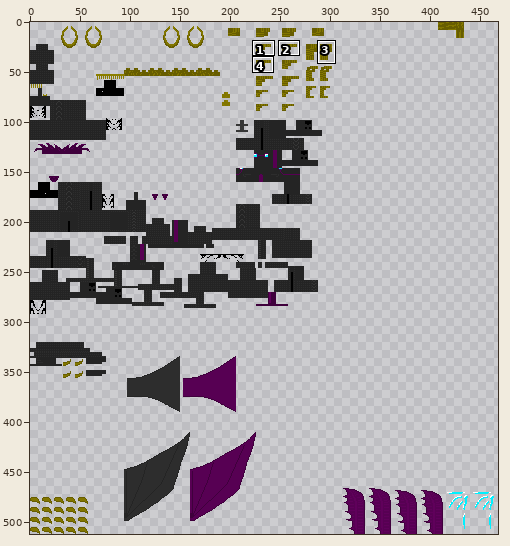
One commit to this sprite sheet: src/test/resources/NKevinVI_adult.png. Above, an overview of the earlier version with the close-up marked.
Close-up. Before:
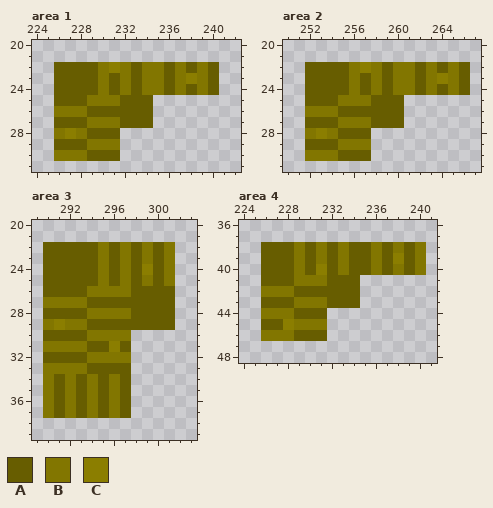
The file is 512x512 pixels. Colours within 5 levels of each other are drawn and written as one. Shown: area 1: x 224..242, y 20..31; area 2: x 250..267, y 20..31; area 3: x 289..303, y 20..39; area 4: x 224..241, y 36..48. The wide view leaves out empty margins. The commit also changed other parts of the picture, which this record leaves out.
Palette (. is transparent): A #675d00  B #827600  C #8b7e00
Now the later version:
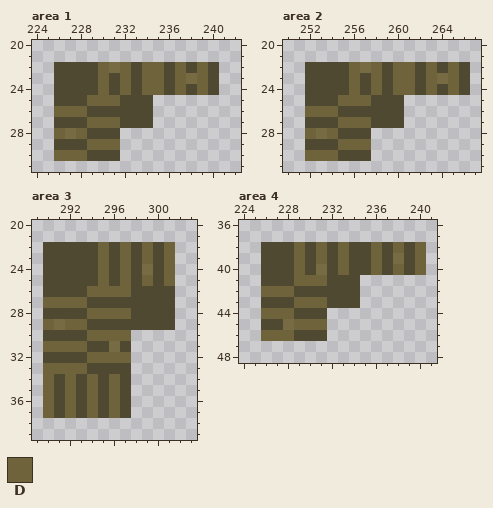
Colours new in this view: D #6f633b
Edits made:
colour A: #675d00 -> #4f4932
colour C: #8b7e00 -> #776b43
Area 1:
y 22..24: x 230 B -> D; x 232 B -> D; x 234..235 BB -> DD; x 237 B -> D; x 239 B -> D
y 25: x 229..231 BBB -> DDD
y 26: x 226..228 BBB -> DDD
y 27: x 229..231 BBB -> DDD
y 28: x 226 B -> D; x 228 B -> D
y 29: x 229..231 BBB -> DDD
y 30: x 226..228 BBB -> DDD
Area 2:
y 22..24: x 256 B -> D; x 258 B -> D; x 260..261 BB -> DD; x 263 B -> D; x 265 B -> D
y 25: x 255..257 BBB -> DDD
y 26: x 252..254 BBB -> DDD
y 27: x 255..257 BBB -> DDD
y 28: x 252 B -> D; x 254 B -> D
y 29: x 255..257 BBB -> DDD
y 30: x 252..254 BBB -> DDD
Area 3:
y 22..23: x 295 B -> D; x 297 B -> D; x 299 B -> D; x 301 B -> D
y 24: x 295 B -> D; x 297 B -> D; x 301 B -> D
y 25: x 295 B -> D; x 297 B -> D; x 299 B -> D; x 301 B -> D
y 26: x 294..297 BBBB -> DDDD
y 27: x 290..293 BBBB -> DDDD
y 28: x 294..297 BBBB -> DDDD
y 29: x 290 B -> D; x 292..293 BB -> DD
y 30: x 294..297 BBBB -> DDDD
y 31: x 290..293 BBBB -> DDDD
y 32: x 294..297 BBBB -> DDDD
y 33: x 290..293 BBBB -> DDDD
y 34..37: x 290 B -> D; x 292 B -> D; x 294 B -> D; x 296 B -> D
Area 4:
y 38: x 229 B -> D; x 231 B -> D; x 233 B -> D; x 236 B -> D; x 238 B -> D; x 240 B -> D
y 39: x 229 B -> D; x 231 B -> D; x 233 B -> D; x 236 B -> D; x 240 B -> D
y 40: x 229 B -> D; x 233 B -> D; x 236 B -> D; x 238 B -> D; x 240 B -> D
y 41: x 229..231 BBB -> DDD
y 42: x 226..228 BBB -> DDD
y 43: x 229..231 BBB -> DDD
y 44: x 226..228 BBB -> DDD
y 45: x 229..231 BBB -> DDD
y 46: x 226..228 BBB -> DDD
